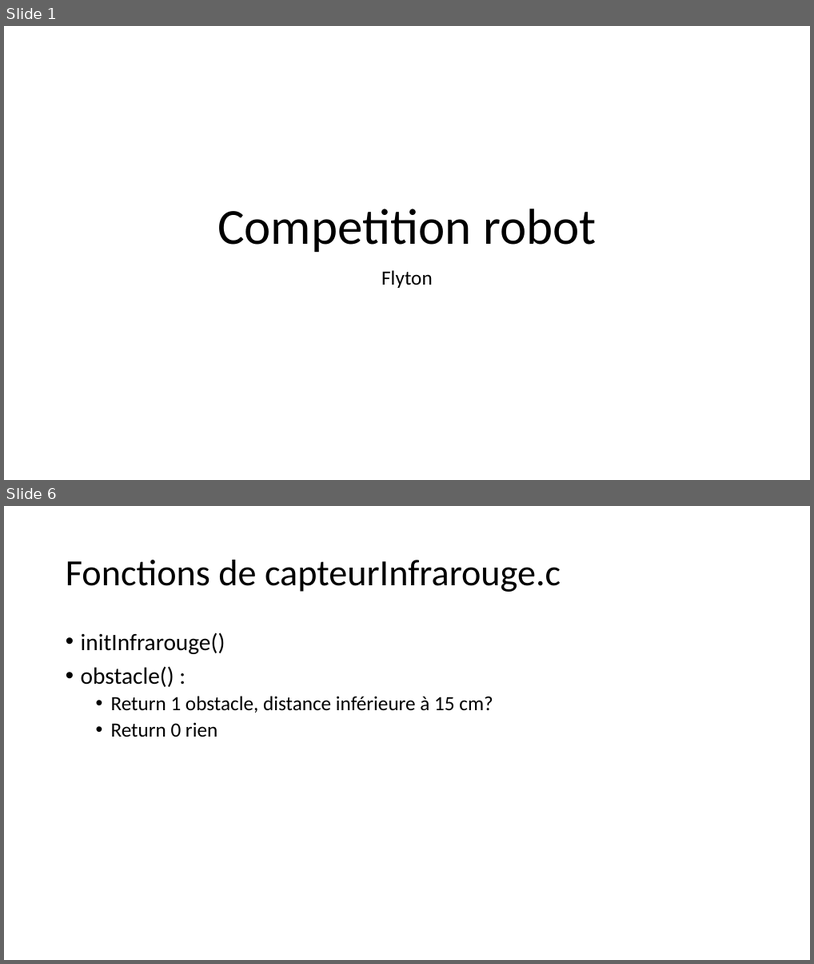
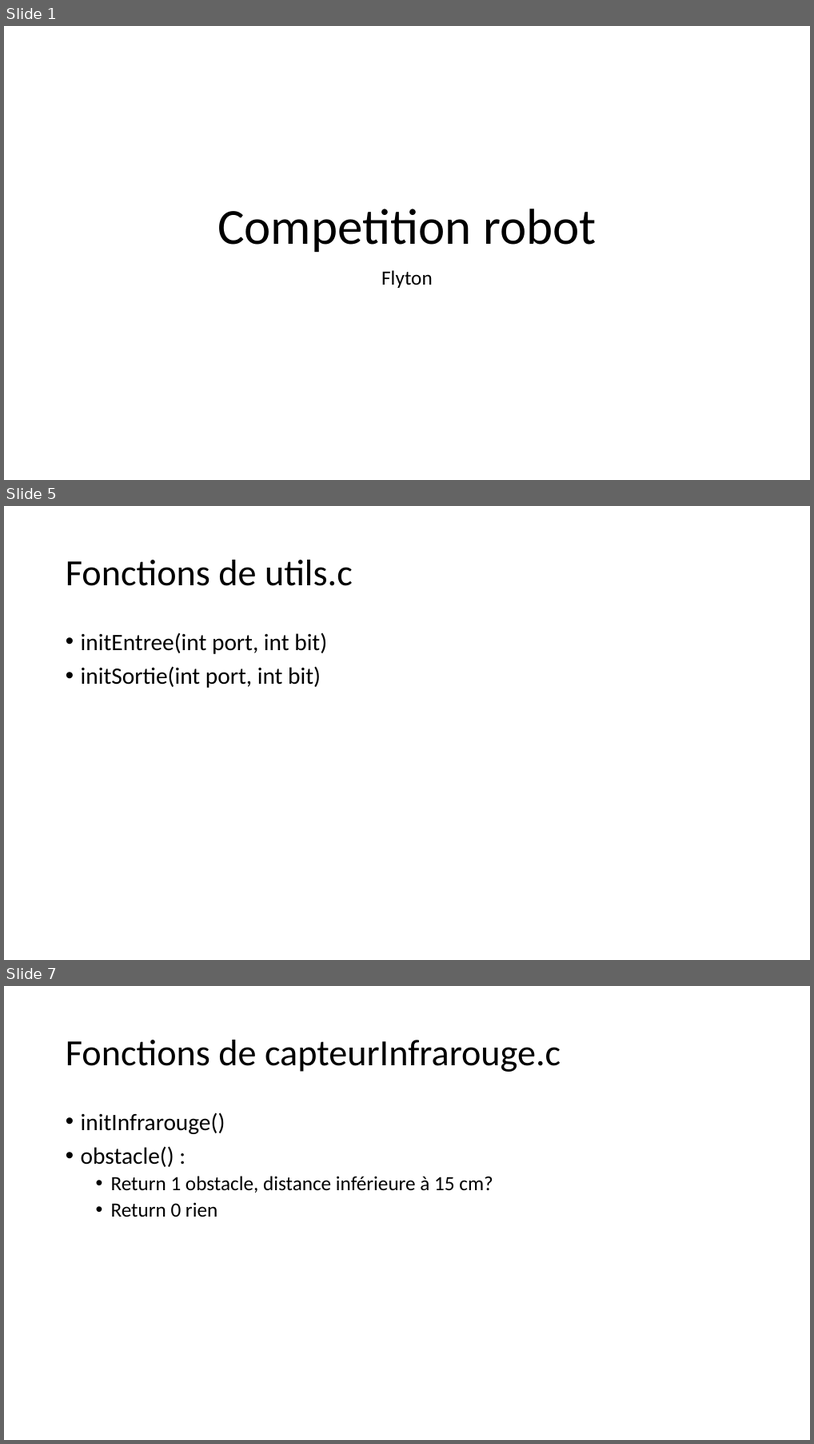
Before and after one commit to djeck/Flyton, a slide deck: CRReunions.pptx. Shown one above the other, each under a label of ours: slides 1 and 6 before the commit, slides 1, 5 and 7 after it; the slides between them are not shown. The pictures are 814x964 and 814x1444 pixels, drawn with LibreOffice and Linux fonts; fonts in the diff are those of the drawing. Boxes give left, top, right and bottom in pixels: in the first picture for what was removed or moved away, otherwise in the second. Text is boxed around its words. In the diff, an @@ line names an element or a change of style, - is before the commit and + after.

```diff
--- a/CRReunions.pptx
+++ b/CRReunions.pptx
@@ slide 5 added at bbox=[4, 506, 810, 960], background #FFFFFF @@
@@ title added at bbox=[66, 560, 353, 586], 44 pt, text #000000 @@
+Fonctions de utils.c
@@ text added at bbox=[81, 632, 327, 688], 28 pt, text #000000 @@
+• initEntree(int port, int bit)
+• initSortie(int port, int bit)
@@ what was slide 6 is now slide 7 @@
```
Also in this commit, not shown: 6 slides changed.
